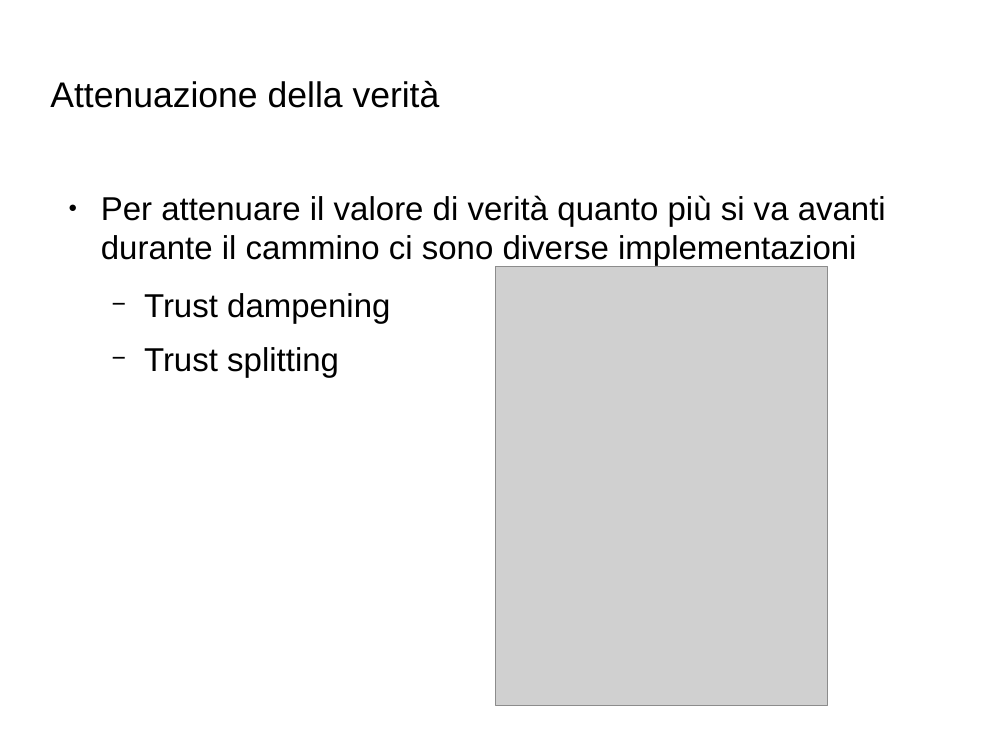
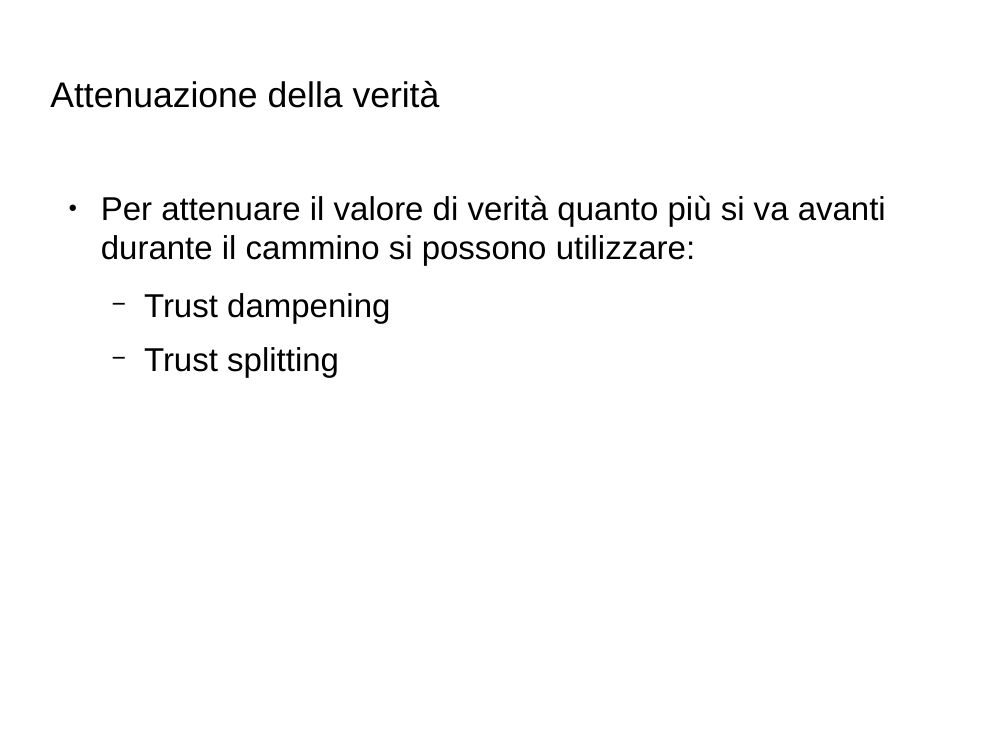
Before and after one commit to Toolanto/presentation, a slide deck: slide 83 of presentazione.odp. Drawn at 1008x756 pixels with LibreOffice and Linux fonts; fonts in the diff are those of the drawing; grey boxes stand for pictures; background and template pictures are left out. Boxes give left, top, right and bottom in pixels: in the first picture for what was removed or moved away, otherwise in the second. Text is boxed around its words. In the diff, an @@ line names an element or a change of style, - is before the commit and + after.

```diff
--- a/presentazione.odp
+++ b/presentazione.odp
@@ text at [101,195,886,266]: text changed @@
-● Per attenuare il valore di verità quanto più si va avanti durante il cammino ci sono diverse implementazioni
+● Per attenuare il valore di verità quanto più si va avanti durante il cammino si possono utilizzare:
@@ picture removed at [496,266,828,705] @@
```
Also in this commit, not shown: 3 other slides changed, 15 slides added.
